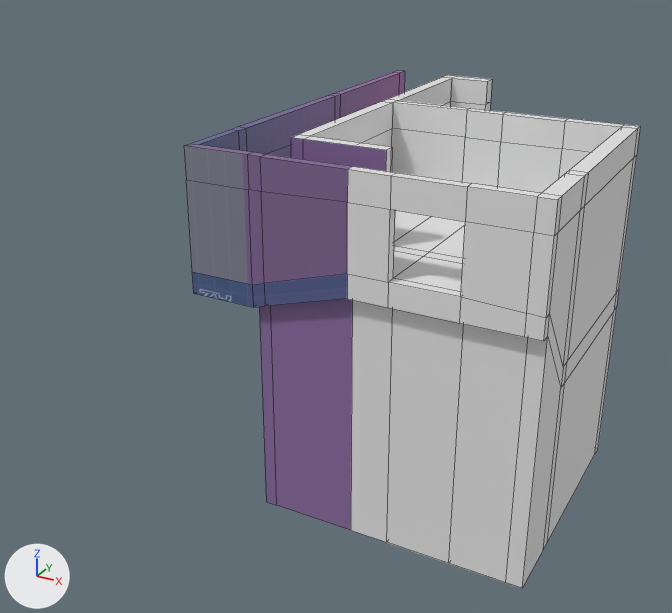
The Blender file Assets/Models/blender~/Building5.blend, before and after one commit.
Both versions are drawn from a 50 mm lens placed at (17.8, -45.3, 24.7), pointed at (-10.5, 6.0, -1.0). Every picture has the same lights, and +X, +Y and +Z are marked at lower left. The first picture is the older version. Mesh edges are drawn as thin lines.
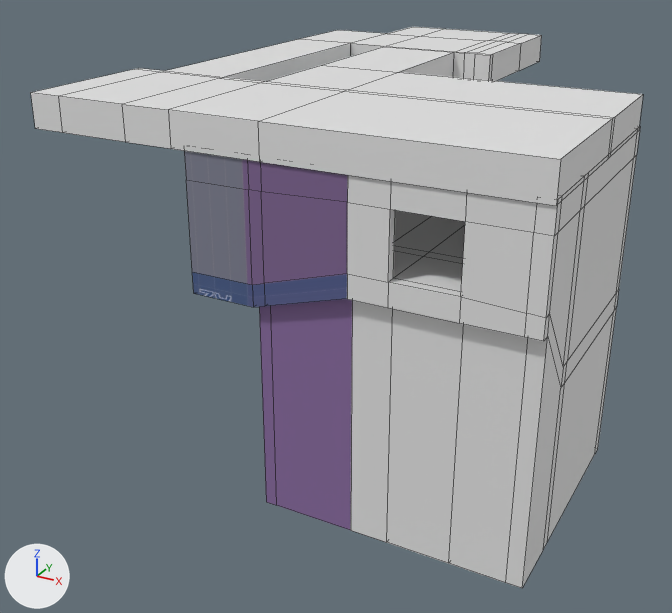
The newer file is also turned or shifted as a whole; pictures and numbers use the older file's frame.

The change, as JSON lines over the scene's bpy script:
```json
{"op": "add", "block": "me_cube_001", "code": ["me_cube_001 = bpy.data.meshes.new('Cube.001')", "me_cube_001.from_pydata(...)  # 92 vertices, 92 faces; spans x -11.8..17.8, y -21.2..15.2, z -2.7..-0.7"]}
{"op": "add", "block": "ob_ceiling", "code": ["ob_ceiling = bpy.data.objects.new('Ceiling', me_cube_001)", "ob_ceiling.location = (-10.07, 13.15, 15.57)"]}
```

Pixel boxes [x1, y1, x2, y2] of what changed, in the pictures (672 x 613 px):
```json
{"object": "Ceiling", "change": "added", "after": [31, 27, 643, 206]}
```
